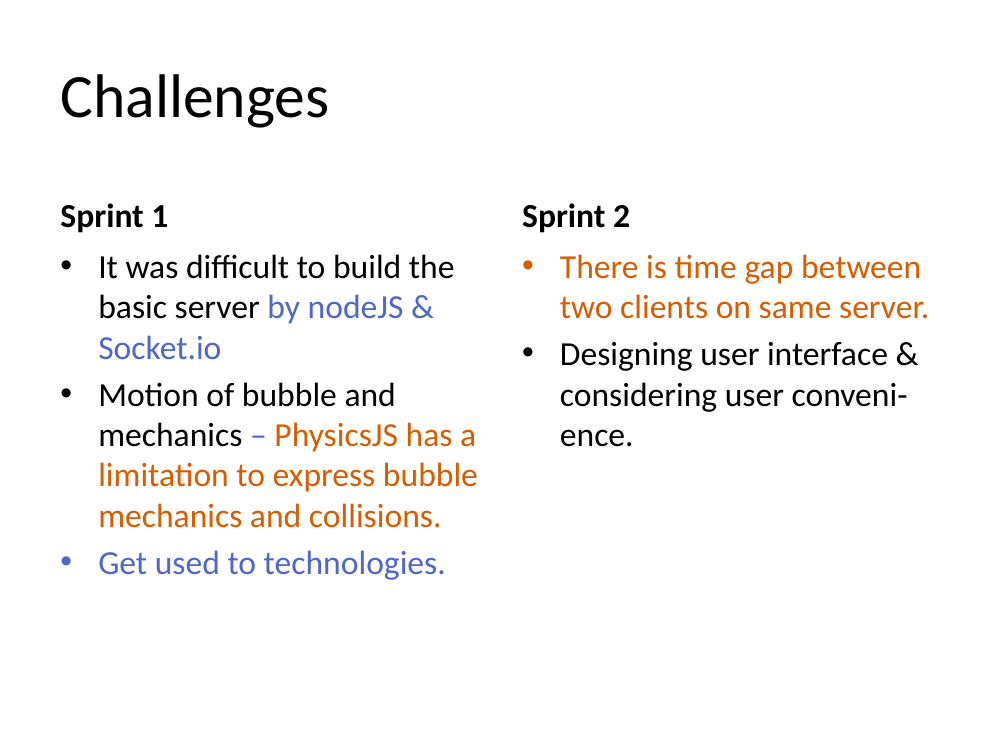
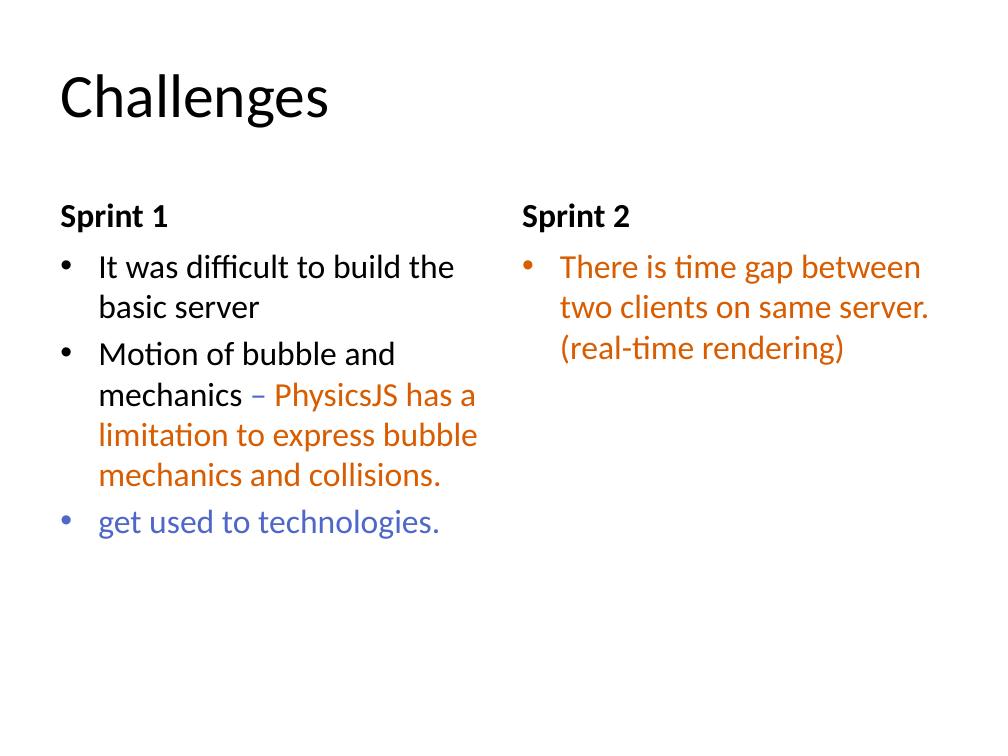
Before and after one commit to SuminHan/bubblewar, a slide deck: slide 3 of Scrum_GoldmoonKaist.pptx. Drawn at 1008x756 pixels with LibreOffice and Linux fonts; fonts in the diff are those of the drawing. Boxes give left, top, right and bottom in pixels: in the first picture for what was removed or moved away, otherwise in the second. Text is boxed around its words. In the diff, an @@ line names an element or a change of style, - is before the commit and + after.

Commit message:
ppt revised

```diff
--- a/Scrum_GoldmoonKaist.pptx
+++ b/Scrum_GoldmoonKaist.pptx
@@ text at (x1=98, y1=254, x2=455, y2=319): text changed @@
-• It was difficult to build the basic server by nodeJS & Socket.io
+• It was difficult to build the basic server
@@ text at (x1=560, y1=254, x2=929, y2=365): text changed; text colour #000000 to #D85C00 @@
-• There is time gap between two clients on same server.
-• Designing user interface & considering user conveni-ence.
+• There is time gap between two clients on same server.
+  (real-time rendering)
@@ text at (x1=98, y1=509, x2=440, y2=539): text changed @@
-• Get used to technologies.
+• get used to technologies.
```
